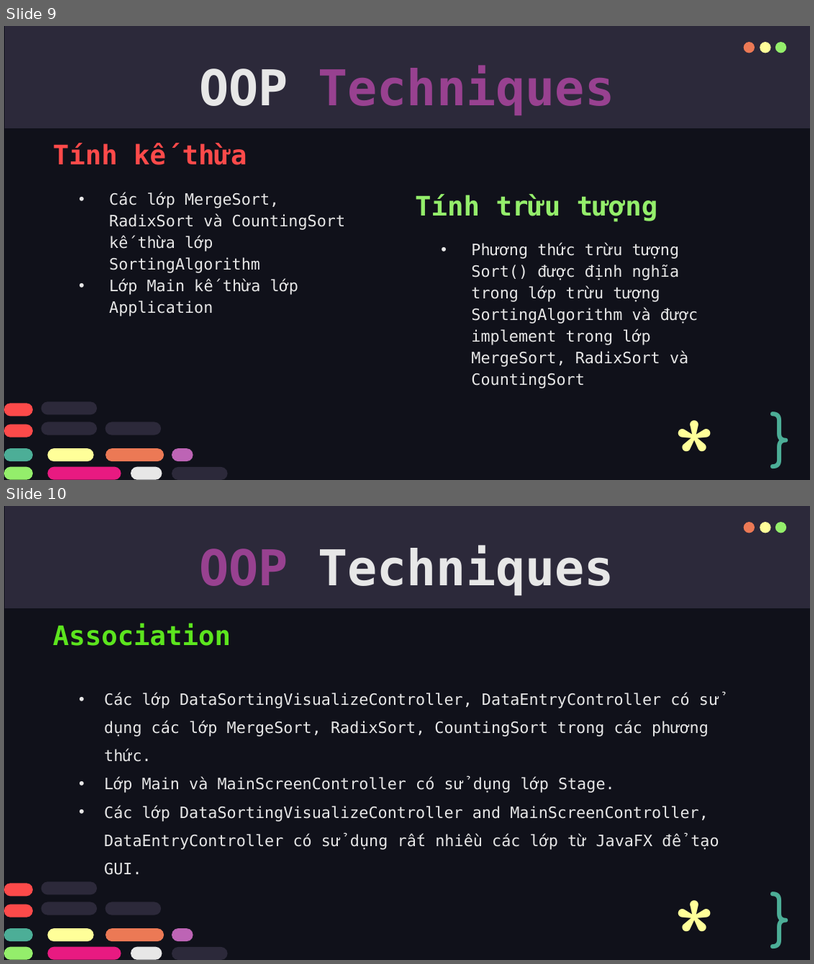
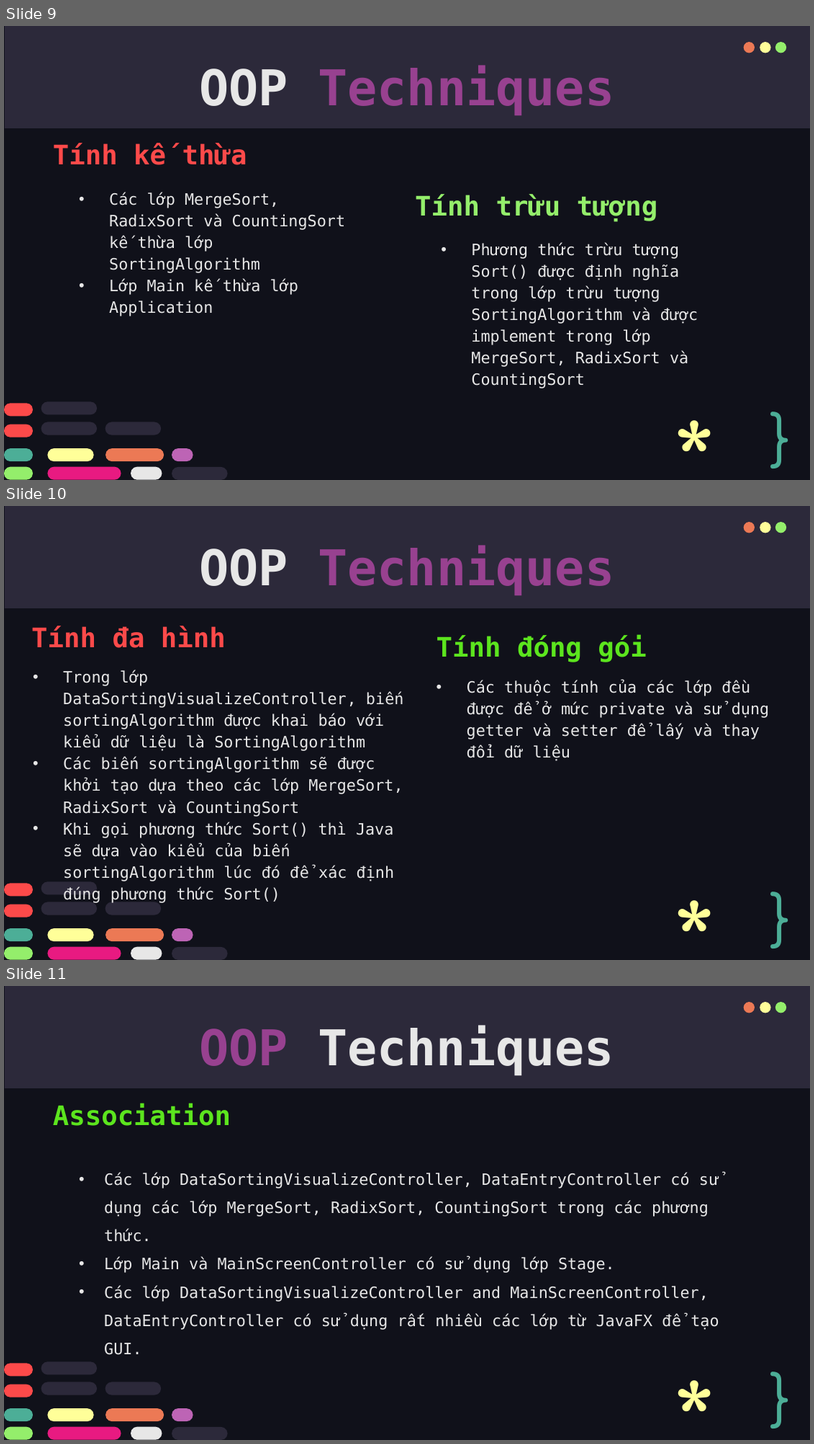
Before and after one commit to ghostoninternet/OOLT.VN.20231-26, a slide deck: presentation/Presentation-OOP-Team26.pptx. Shown one above the other, each under a label of ours: slides 9 and 10 before the commit, slides 9, 10 and 11 after it. The pictures are 814x964 and 814x1444 pixels, drawn with LibreOffice and Linux fonts; fonts in the diff are those of the drawing. Boxes give left, top, right and bottom in pixels: in the first picture for what was removed or moved away, otherwise in the second. Text is boxed around its words. In the diff, an @@ line names an element or a change of style, - is before the commit and + after.

Commit message:
Update presentation slide

```diff
--- a/presentation/Presentation-OOP-Team26.pptx
+++ b/presentation/Presentation-OOP-Team26.pptx
@@ slide 10 added at (x1=4, y1=506, x2=810, y2=960), background #10111A; not listed: 4 template elements that a slide beside it also shows @@
@@ title added at (x1=199, y1=546, x2=615, y2=595), 44 pt, text #984190, bold @@
+OOP Techniques
@@ subtitle added at (x1=31, y1=626, x2=226, y2=648), 24 pt, text #FD4A4A, bold @@
+Tính đa hình
@@ text added at (x1=437, y1=635, x2=646, y2=662), 24 pt, text #5CE51E, bold @@
+Tính đóng gói
@@ subtitle added at (x1=63, y1=670, x2=403, y2=903), 14 pt, text #E7E7E7 @@
+• Trong lớp DataSortingVisualizeController, biến sortingAlgorithm được khai báo với kiểu dữ liệu là SortingAlgorithm
+• Các biến sortingAlgorithm sẽ được khởi tạo dựa theo các lớp MergeSort, RadixSort và CountingSort
+• Khi gọi phương thức Sort() thì Java sẽ dựa vào kiểu của biến sortingAlgorithm lúc đó để xác định đúng phương thức Sort()
@@ text added at (x1=467, y1=680, x2=769, y2=761), 14 pt, text #E7E7E7 @@
+• Các thuộc tính của các lớp đều được để ở mức private và sử dụng getter và setter để lấy và thay đổi dữ liệu
@@ text added at (x1=666, y1=869, x2=712, y2=939), 96 pt, text #FFFF99 @@
+*
@@ text added at (x1=762, y1=880, x2=808, y2=947), 50 pt, text #4CAE97 @@
+}
@@ group added at (x1=4, y1=881, x2=227, y2=959): 13 rounded rectangles @@
@@ what was slide 10 is now slide 11 @@
```
